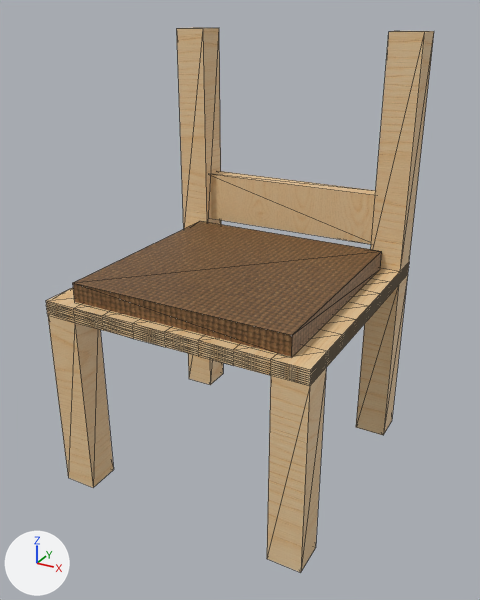
Two versions of the glTF model game/assets/WoodenChair.glb, one commit apart.
Camera for both pictures: a 50 mm lens placed at (2.24, -4.07, 3.43), pointed at (0.04, -0.09, 1.43). The lights are fixed; the arrows at lower left show +X, +Y and +Z. Mesh edges are drawn as thin lines. Where no turn or scale is listed for an object, it has been applied to the vertices. Vertices at the same position are counted once.

Names of what the first picture shows: 'Back Panels', 'Chair', 'Seat'.
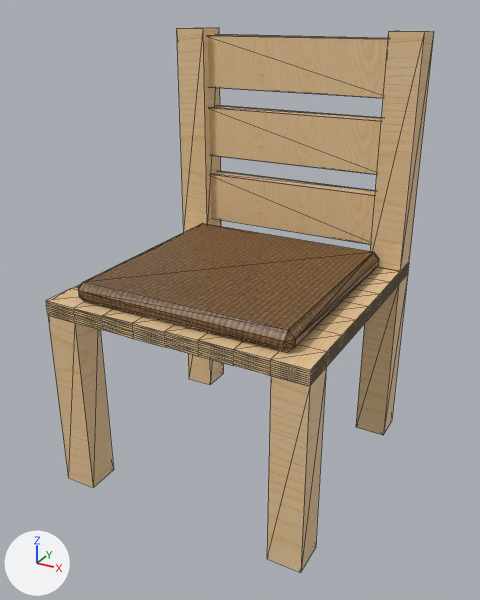
Commit message: Fixed wooden chair

What differs and where, as boxes [x1, y1, x2, y2] in the pictures (480 x 600 px):
'Back Panels', reshaped (10% wider, 184% taller)
    before: [211, 171, 375, 244]
    after: [208, 35, 388, 244]
'Seat', reshaped
    before: [73, 221, 382, 357]
    after: [78, 223, 379, 352]
part 1 of me_plane, added (beige)
    after: [209, 105, 381, 174]
part 2 of me_plane, added (beige)
    after: [208, 35, 388, 98]
part 3 of me_plane, built on
    both: [211, 171, 375, 244]
part 4 of me_cube_001, added (beige)
    after: [46, 28, 434, 487]

The edits, one by one:
me_plane is used by ob_back_panels; location (0.0, 0.0, 1.502).
me_plane had 8 vertices, 12 faces and spanned x -0.8..0.8, y 0.82..0.96, z 0.21..0.61.
me_plane now has 84 vertices, 156 faces and spans x -0.8..0.8, y 0.82..0.96, z 0.21..1.73.
me_plane part 1: a new loose piece of 28 vertices spanning x -0.8..0.8, y 0.82..0.96, z 0.77..1.17, in mat_material_005 (picture img_wood).
me_plane part 2: a new loose piece of 28 vertices spanning x -0.8..0.8, y 0.82..0.96, z 1.33..1.73, in mat_material_005 (picture img_wood).
Part 3, on me_plane:
2 vertices are removed from x -0.8..0.8, y 0.82, z 0.21..0.61.
10 faces are deleted.
2 vertices move from x -0.8..0.8, y 0.82, z 0.21..0.61 to x -0.79..0.79, y 0.96, z 0.21..0.61.
16 vertices are added at x -0.8..0.8, y 0.82..0.96, z 0.21..0.61.
6 new vertices lie (0.0, 0.0, 0.39) away from vertices in x -0.8..0.8, y 0.83..0.96, z 0.21.
50 new faces join them.
me_cube_001 is used by ob_chair; location (0.0, 0.0, 1.502).
me_cube_001 had 410 vertices, 816 faces and spanned x -1.0..1.0, y -1.0..1.0, z -1.47..1.78.
me_cube_001 now has 522 vertices, 1046 faces and spans x -1.0..1.0, y -1.0..1.0, z -1.47..1.78.
me_cube_001 part 4: 112 vertices added at x -1.0..1.0, y -1.0..1.0, z -0.05..0.05.
me_cube_002 is used by ob_seat; location (0.172, -0.569, 1.557).
me_cube_002 had 8 vertices, 12 faces and spanned x -0.99..0.67, y -0.35..1.31, z -0.01..0.14.
me_cube_002 now has 24 vertices, 44 faces and spans x -0.99..0.67, y -0.35..1.31, z -0.01..0.14.
me_cube_002 part 5: the whole mesh is rebuilt.
